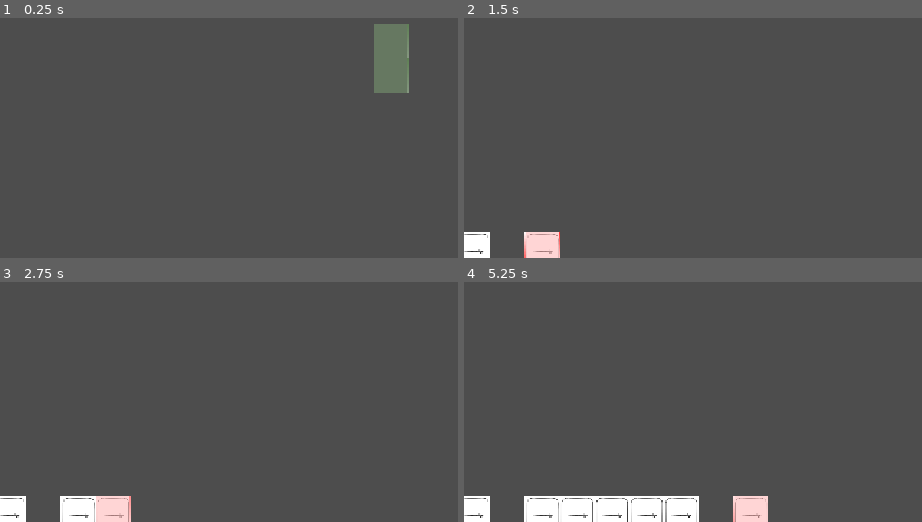
Above: before the commit, frames 1-4 (two rows, left to right).
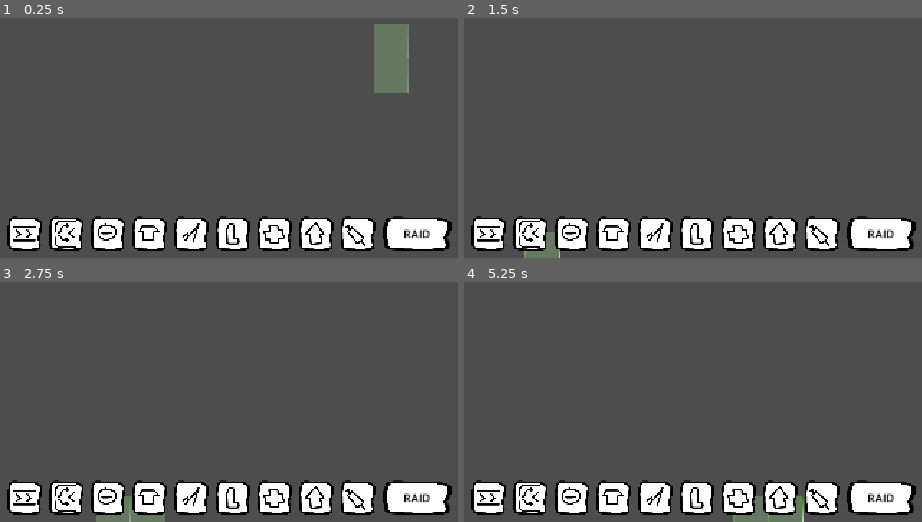
Above: after the commit, the same moments.

Repository: Schlutzkrapfen/Camara-Game
Game: Godot game, scene res://Levels/main_scene.tscn
The game is run twice, just before and just after one commit, with the same random seed, the same clock (stepped at 60 frames per second) and the same inputs.
Inputs (mouse positions are in pixels of both pictures, inside the frame that each line leads up to):
- Up to frame 1 (0.25 s): no input
- Up to frame 2 (1.5 s): click (486, 234) at 0.52 s; click (528, 234) at 1.27 s
- Up to frame 3 (2.75 s): click (109, 498) at 2.02 s
- Up to frame 4 (5.25 s): click (615, 498) at 2.77 s; click (656, 498) at 3.52 s; click (697, 498) at 4.27 s; click (738, 498) at 5.02 s

The runs differ from the first frame. In frame 1, 11% of the frame differs, in the area x 1-99%, y 82-98%; in frame 2, 11%; in frame 3, 12%; in frame 4, 12%, in the area x 0-99%, y 82-100%.
Error before the commit: Invalid access to property or key 'pressed' on a base object of type 'null instance'. (res://script/switch_factory.gd:15)

Commit message:
Added the logic for that items will not overflow the machine

Diff:
--- a/Levels/main_scene.tscn
+++ b/Levels/main_scene.tscn
@@ -11,6 +11,7 @@
 [ext_resource type="Texture2D" uid="uid://d27i4qnwa0txv" path="res://assets/Protype Factory/headfactory.png" id="4_xnfqo"]
 [ext_resource type="Script" uid="uid://bko1gb6s0qt05" path="res://Levels/flow_field.gd" id="6_8rkvs"]
 [ext_resource type="Script" uid="uid://bi4ewvw0hvmxg" path="res://script/switch_factory.gd" id="8_wjs4o"]
+[ext_resource type="PackedScene" uid="uid://ifvtipktctcg" path="res://Levels/UI.tscn" id="12_qs7lm"]
 
 [sub_resource type="TileSetAtlasSource" id="TileSetAtlasSource_mne4e"]
 texture = ExtResource("1_wr0fo")
@@ -91,4 +92,6 @@
 [node name="SwitchBuilding" type="Node" parent="." unique_id=1143980631]
 script = ExtResource("8_wjs4o")
 
+[node name="UI" parent="." unique_id=1117017474 instance=ExtResource("12_qs7lm")]
+
 [connection signal="is_okay_to_build" from="CheckIfBuild" to="MainTailMap" method="check_building"]
--- a/Resourcen/conaer_belt.tres
+++ b/Resourcen/conaer_belt.tres
@@ -1,6 +1,5 @@
 [gd_resource type="Resource" script_class="BuildingResource" format=3 uid="uid://cwefkshq6k55c"]
 
-[ext_resource type="Script" uid="uid://e10ksi240mgo" path="res://Resourcen/item_resource.gd" id="1_l3j0i"]
 [ext_resource type="Script" uid="uid://c46u5wpm1rwce" path="res://Resourcen/building_resource.gd" id="1_vavyw"]
 
 [resource]
--- a/Resourcen/splitter.tres
+++ b/Resourcen/splitter.tres
@@ -10,3 +10,4 @@
 Vector2i(0, 0): 0,
 Vector2i(0, 1): 0
 })
+factory_type = 4
--- a/script/spawner.gd
+++ b/script/spawner.gd
@@ -14,6 +14,7 @@
 	var cur_time: float = 0
 	var cur_items: Array[Node2D]
 	var last_output:int =0
+	var black_list:Dictionary[Node2D,bool]
 	var output_position:Array[Vector2i]
 	var can_get_input:bool
 	func _init( p_buildingresource: BuildingResource ,p_outputpostion:Array[Vector2i],p_transform: Global.TileTransform = Global.TileTransform.None) -> void:
@@ -30,7 +31,10 @@
 ## Stores an item inside the building at the given tile if it has room, returns whether it was accepted.
 func add_item_input(item:Node2D,positon:Vector2i)->bool:
 	var factory = current_builds[positon]
-	if len(factory.cur_items) < factory.resource_refrence.input_size:
+	if len(factory.cur_items) < factory.resource_refrence.input_size and not factory.black_list.has(item):
+		if not needs_item(factory,item):
+			factory.black_list[item] = true
+			return false
 		factory.cur_items.append(item)
 		item.visible = false
 		flowfield.delete_item(item)
@@ -38,6 +42,22 @@
 		return true
 	return false
 
+## Returns true if the building still needs an item of this item's type.
+func needs_item(factory: BuildData, item: Node2D) -> bool:
+	if len(factory.resource_refrence.input) == 0:
+		return true
+	var still_needed: Array = factory.resource_refrence.input.duplicate()
+	# Cross off requirements already covered by stored items.
+	for stored in factory.cur_items:
+		for type in still_needed:
+			if is_instance_of(stored, type):
+				still_needed.erase(type)
+				break
+	# Does the new item fit one of the remaining requirements?
+	for type in still_needed:
+		if is_instance_of(item, type):
+			return true
+	return false
 
 ## Enables or disables building placement.
 func check_building(is_okay:bool):
@@ -55,9 +75,14 @@
 			factory.cur_time +=delta
 			if factory.cur_time > factory.resource_refrence.craft_time:
 				if factory.resource_refrence.factory_type == Global.factory_type.Combine:
-					combine_items(factory)
-					factory.cur_time = 0
-					factory.can_get_input = true
+					if combine_items(factory):
+						factory.cur_time = 0
+						factory.can_get_input = true
+					return
+				if factory.resource_refrence.factory_type == Global.factory_type.Combine:
+					if combine_items(factory):
+						factory.cur_time = 0
+						factory.can_get_input = true
 					return
 				if output_items(factory):
 					factory.cur_time = 0
@@ -65,7 +90,7 @@
 
 
 ## Stitches two stored Creature items together and sends the result out.
-func combine_items(factory:BuildData):
+func combine_items(factory:BuildData)-> bool:
 	var two_creaturs:Array[Creature]
 	for item in factory.cur_items:
 		var typed_item := item as Creature
@@ -75,14 +100,16 @@
 				break
 	two_creaturs[1].StitchBodyPart(two_creaturs[0])
 	two_creaturs[0].visible= true
-	output_input(factory)
+	return output_input(factory)
 
 ## Moves stored items out of the building onto a free output cell and re-enables them.
-func output_input(factory):
+func output_input(factory)->bool:
+	var full_output:int = 0
 	for i in range(factory.cur_items.size() - 1, -1, -1):
 		var item = factory.cur_items[i]
 		factory.last_output = (factory.last_output +1)% len(factory.output_position)
 		if not flowfield.is_cell_free(factory.output_position[factory.last_output]):
+			full_output+=1
 			continue
 
 		item.process_mode = Node.AUTO_TRANSLATE_MODE_INHERIT
@@ -93,8 +120,11 @@
 		flowfield.append_list_items(item)
 		factory.cur_items.clear()
 		if factory.cur_items.size() == 0:
-			return
+			return true
 		factory.cur_items.remove_at(i)
+	if full_output == factory.cur_items.size():
+		return false
+	return true
 
 ## Returns true if the building holds items matching all its required input types.
 func check_input(factory:BuildData) ->bool:
@@ -129,7 +159,7 @@
 	return false
 
 ## Left click places a building, right click deletes one.
-func _input(event: InputEvent) -> void:
+func _unhandled_input(event: InputEvent) -> void:
 	if event is InputEventMouseButton :
 		if event.button_index == MOUSE_BUTTON_LEFT and event.pressed and is_okay_to_build:
 			spawn()
